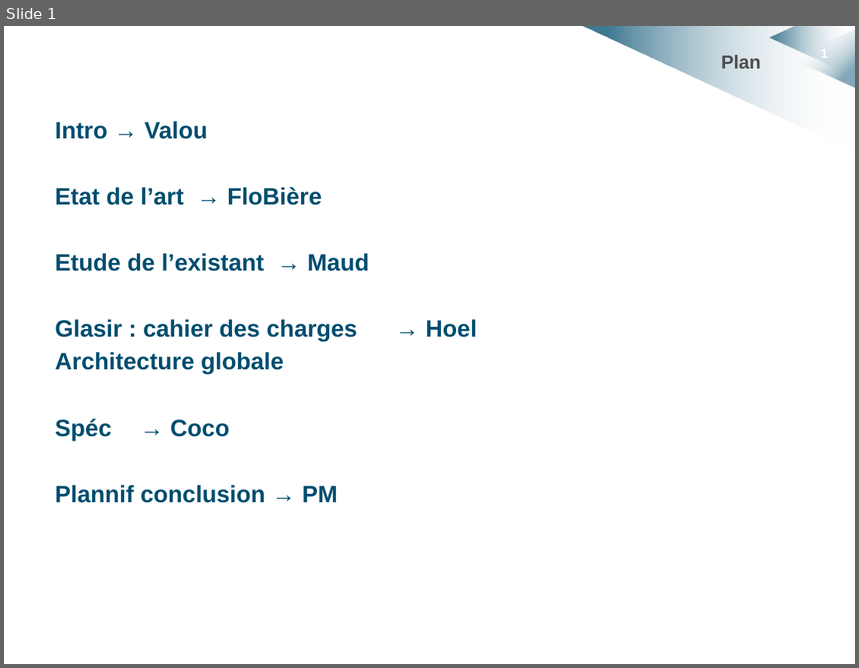
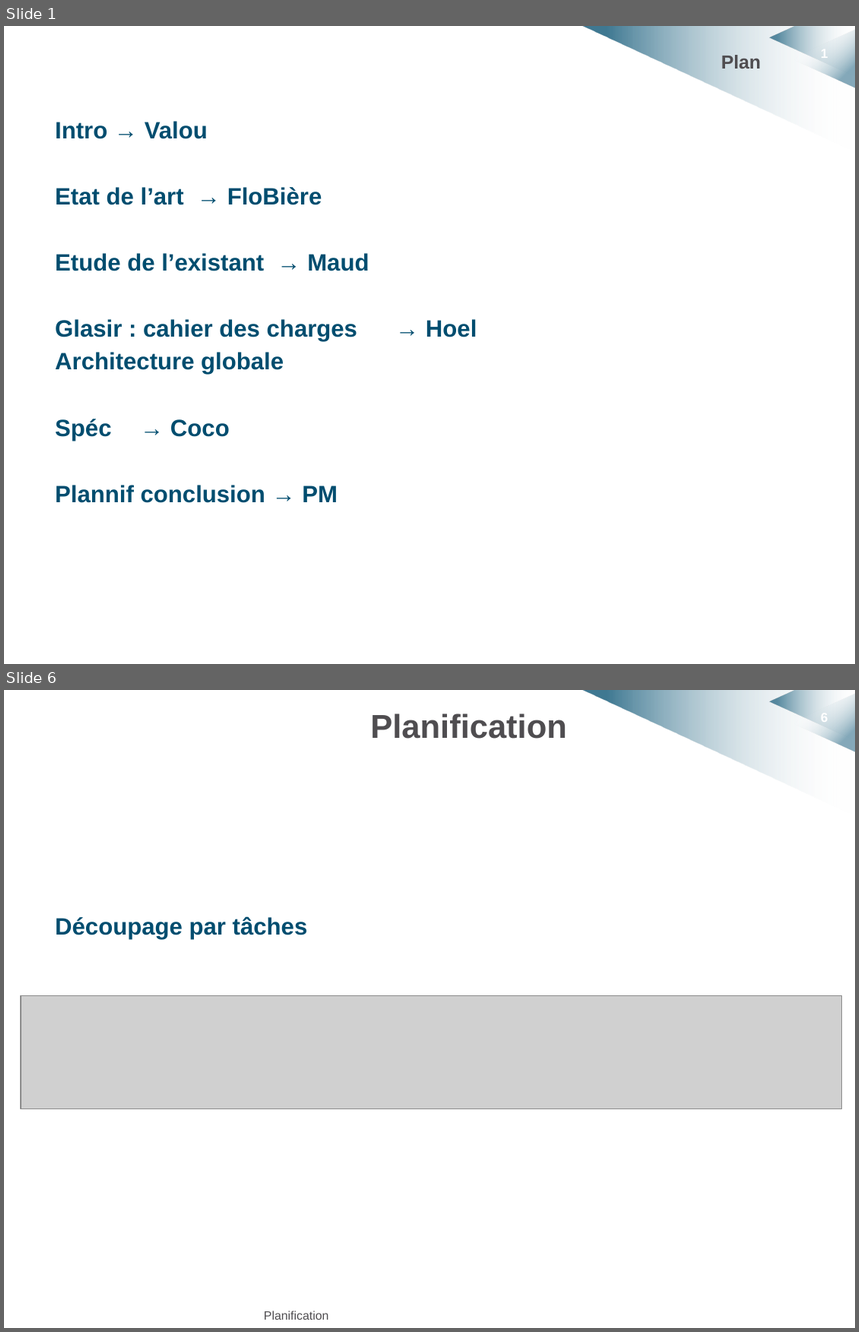
Before and after one commit to HKervadec/korrigolo, a slide deck: soutenances/projet_decembre/planif_et_conclu.pptx. Shown one above the other, each under a label of ours: slide 1 before the commit, slides 1 and 6 after it; the slides between them are not shown. The pictures are 859x668 and 859x1332 pixels, drawn with LibreOffice and Linux fonts; fonts in the diff are those of the drawing; grey boxes stand for pictures; background and template pictures are left out. Boxes give left, top, right and bottom in pixels: in the first picture for what was removed or moved away, otherwise in the second. Text is boxed around its words. In the diff, an @@ line names an element or a change of style, - is before the commit and + after.

Commit message:
planif soutenances projet

```diff
--- a/soutenances/projet_decembre/planif_et_conclu.pptx
+++ b/soutenances/projet_decembre/planif_et_conclu.pptx
@@ slide 6 added at box(4, 690, 855, 1328), background #FFFFFF; not listed: 4 template elements that a slide beside it also shows @@
@@ title added at box(370, 714, 567, 739), 28 pt, text #4F4D50, bold @@
+Planification
@@ text added at box(55, 916, 308, 939), 20 pt, text #004D6F, bold @@
+Découpage par tâches
@@ picture added at box(21, 996, 842, 1109) @@
@@ text added at box(264, 1311, 329, 1320), 10.2 pt, text #4F4D50 @@
+Planification
```
Also in this commit, not shown: 5 other slides added, 2 other files.
